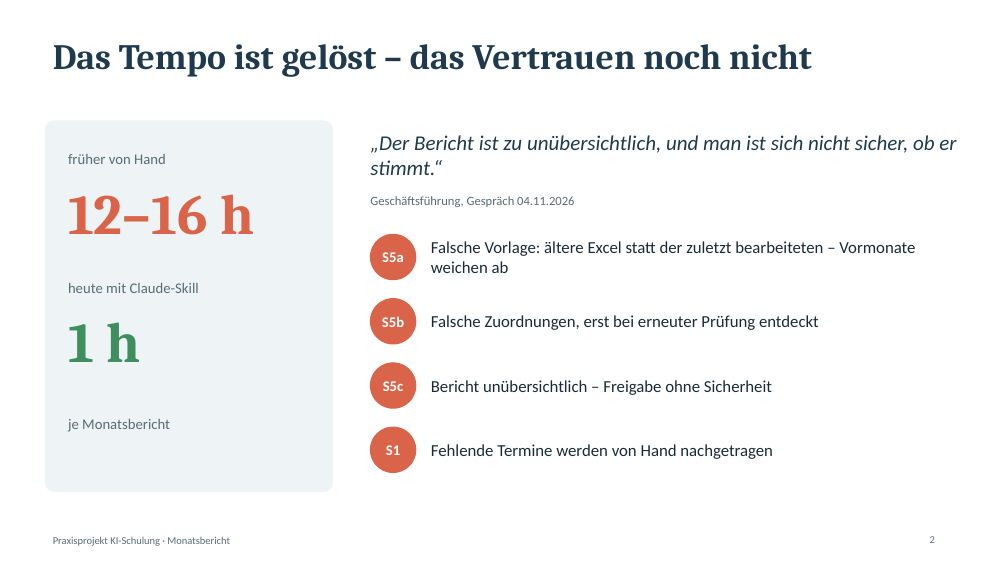
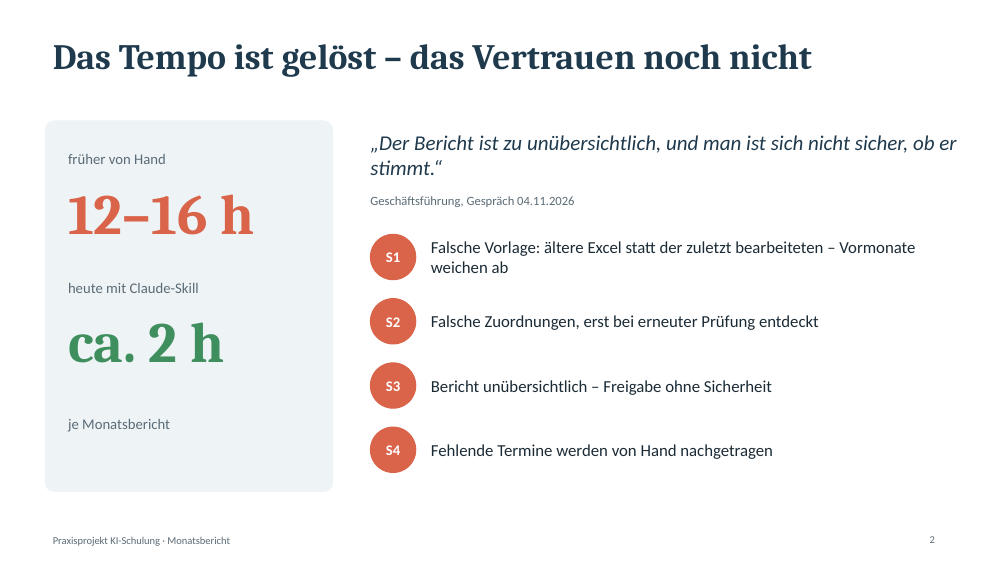
Before and after one commit to jenny9876781/Ablage-, a slide deck: slide 2 of ki-wiki/abgabe/Praxisprojekt_Kurzpraesentation.pptx. Drawn at 1008x567 pixels with LibreOffice and Linux fonts; fonts in the diff are those of the drawing. Boxes give left, top, right and bottom in pixels: in the first picture for what was removed or moved away, otherwise in the second. Text is boxed around its words. In the diff, an @@ line names an element or a change of style, - is before the commit and + after.

```diff
--- a/ki-wiki/abgabe/Praxisprojekt_Kurzpraesentation.pptx
+++ b/ki-wiki/abgabe/Praxisprojekt_Kurzpraesentation.pptx
@@ text at (386,252,400,262): text changed @@
-S5a
+S1
@@ text at (68,322,224,363): text changed @@
-1 h
+ca. 2 h
@@ text at (386,317,400,327): text changed @@
-S5b
+S2
@@ text at (386,381,400,391): text changed @@
-S5c
+S3
@@ text at (386,445,400,455): text changed @@
-S1
+S4
```
Also in this commit, not shown: 4 other slides changed, 14 other files.
